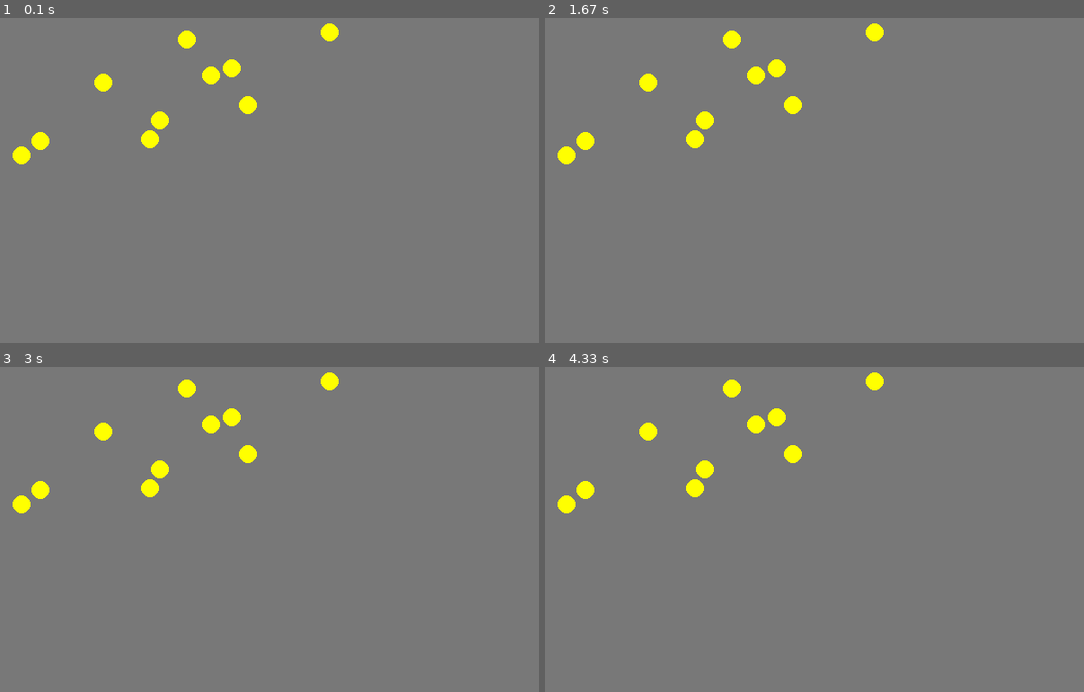
Above: before the commit, frames 1-4 (two rows, left to right).
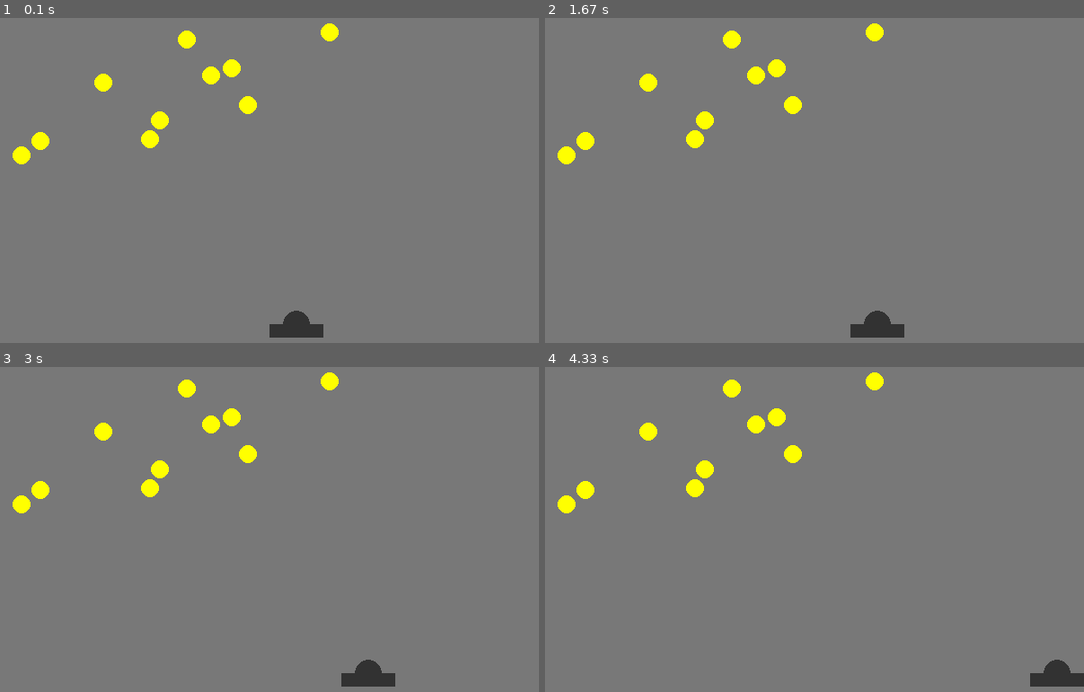
Above: after the commit, the same moments.

Repository: DJan03/Pygame-Cannon_vs_Invaders
Game: pygame game, started from cannonVsInvaders.py
Two runs of this game, one before a commit and one after it. Both use one fixed random seed, a clock stepped at 60 frames per second and the inputs below.
Inputs:
- Up to frame 1 (0.1 s): no input
- Up to frame 2 (1.67 s): hold Right 0.33-0.8 s; hold Left from 1.33 s (still down)
- Up to frame 3 (3 s): release Left at 1.87 s; hold Left 1.9-2.3 s; hold Right 2.33-2.97 s
- Up to frame 4 (4.33 s): hold Left 3-3.47 s; hold Right 3.5-3.97 s; hold Right from 4 s (still down)

The runs differ from the first frame. In frame 1, 0.6% of the frame differs, in the area x 50-60%, y 90-99%; in frame 2, 0.6%; in frame 3, 0.6%; in frame 4, 0.6%.

Commit message:
moving control

Diff:
--- a/cannonVsInvaders.py
+++ b/cannonVsInvaders.py
@@ -54,17 +54,28 @@
 
 class Cannon:
     color = (50, 50, 50)
+    speed = 10
 
     def __init__(self, x: int, y: int, fire_power: float):
         self.x = x
         self.y = y
+        self.width = 60
+        self.height = 30
         self.fire_power = fire_power
+        self.speed = Cannon.speed
         self.color = Cannon.color
         self.aim_x = x
         self.aim_y = y
+        self.direction = 0
 
-    def move(self, direction):
-        pass
+    def move(self):
+        new_x = self.x + self.direction * self.speed
+        if new_x < 0:
+            self.x = 0
+        elif new_x > WIDTH - self.width:
+            self.x = WIDTH - self.width
+        else:
+            self.x = new_x
 
     def aim(self, position):
         pass
@@ -73,7 +84,8 @@
         pass
 
     def draw(self, screen):
-        pass
+        pygame.draw.rect(screen, self.color, (self.x, self.y + self.height // 2, self.width, self.height // 2))         # base of cannon
+        pygame.draw.circle(screen, self.color, (self.x + self.width // 2, self.y + self.height // 2), self.height // 2) # sphere of cannon
 
 
 def generate_targets(targets, count=10):
@@ -88,6 +100,17 @@
     for event in events:
         if event.type == pygame.QUIT:
             RUNNING = False
+        if event.type == pygame.KEYDOWN:
+            key = event.key
+            if key == pygame.K_LEFT:
+                cannon.direction = -1
+            if key == pygame.K_RIGHT:
+                cannon.direction = 1
+        if event.type == pygame.KEYUP:
+            key = event.key
+            if key == pygame.K_LEFT or key == pygame.K_RIGHT:
+                cannon.direction = 0
+    # TODO change control. Then you going right an change to left, cannon is stopped becouse right is UP and direction is 0
 
 
 def update_objects(cannon: Cannon, balls, targets):
@@ -98,6 +121,8 @@
         ball.move()
         for target in targets:
             ball.collide(target)
+
+    cannon.move()
 
 
 def draw_objects(screen, cannon: Cannon, balls, targets):
